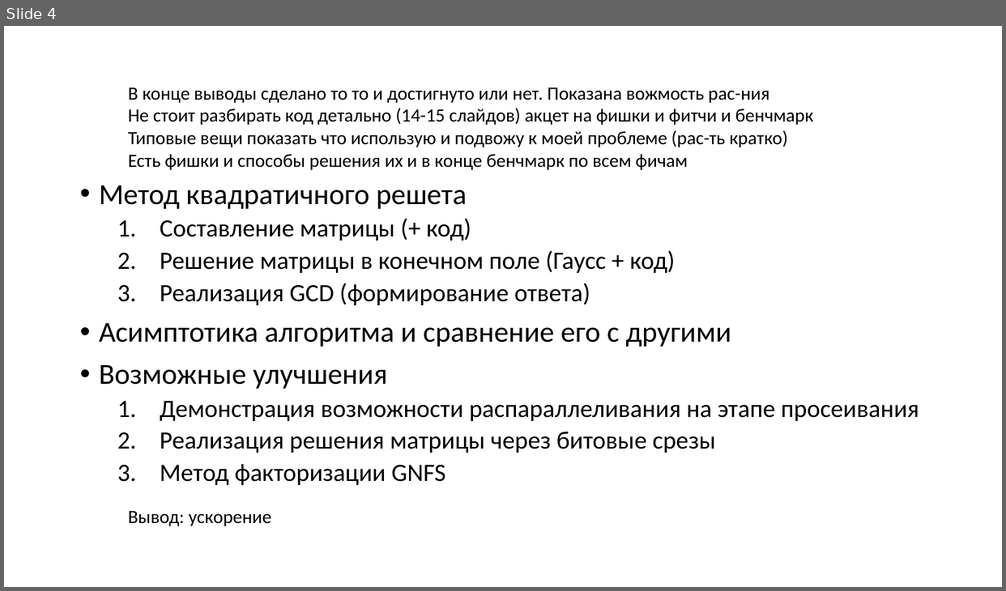
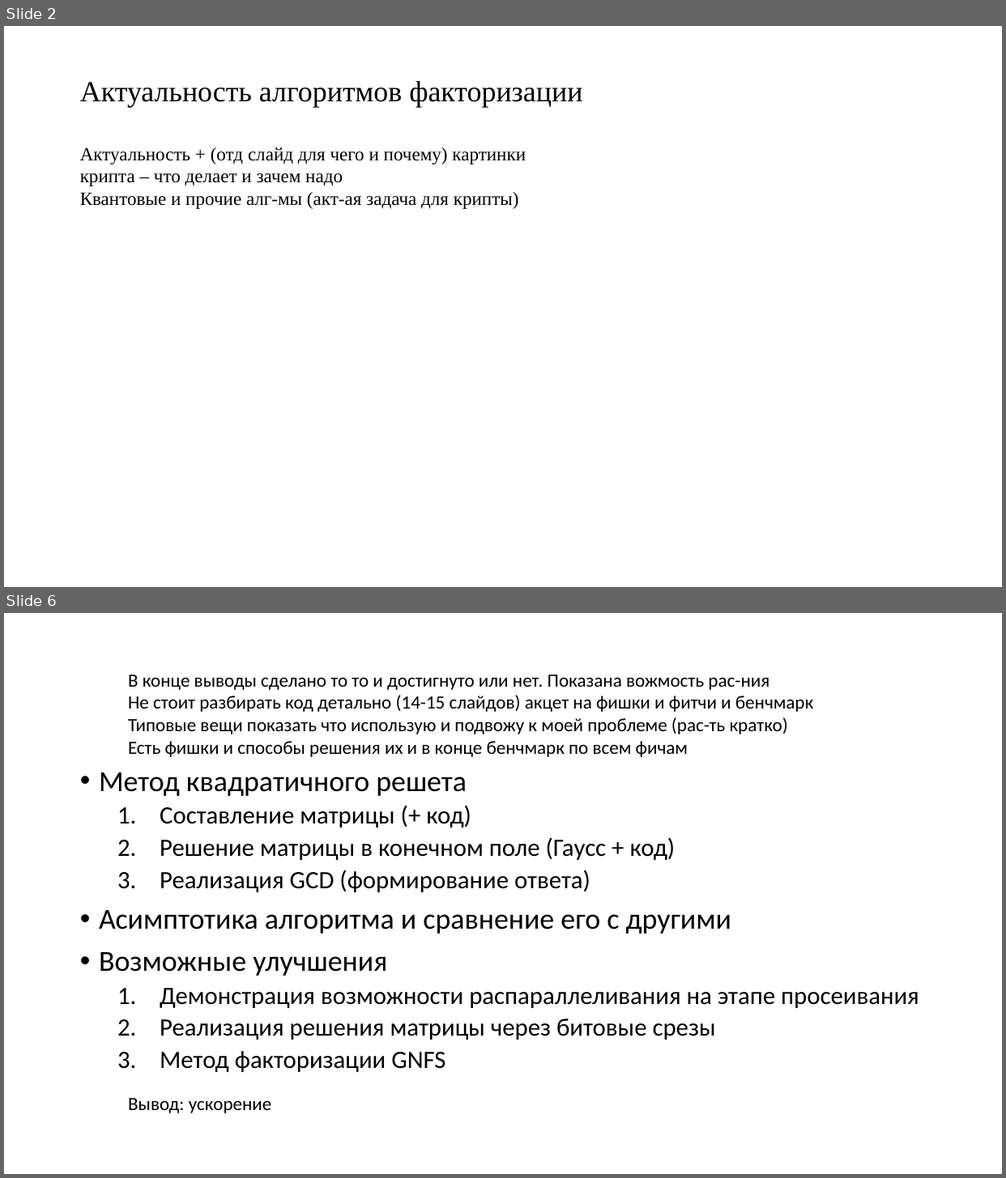
Before and after one commit to pagamov/VKR, a slide deck: Павел Гамов 10.3.22.pptx. Shown one above the other, each under a label of ours: slide 4 before the commit, slides 2 and 6 after it; the slides between them are not shown. The pictures are 1006x591 and 1006x1178 pixels, drawn with LibreOffice and Linux fonts; fonts in the diff are those of the drawing. Boxes give left, top, right and bottom in pixels: in the first picture for what was removed or moved away, otherwise in the second. Text is boxed around its words. In the diff, an @@ line names an element or a change of style, - is before the commit and + after.

```diff
--- a/Павел Гамов 10.3.22.pptx
+++ b/Павел Гамов 10.3.22.pptx
@@ slide 2 added at bbox=[4, 26, 1002, 587], background #FFFFFF @@
@@ title added at bbox=[80, 81, 582, 107], 28 pt, text #000000 @@
+Актуальность алгоритмов факторизации
@@ text added at bbox=[80, 148, 526, 209], 18 pt, text #000000 @@
+Актуальность + (отд слайд для чего и почему) картинки крипта – что делает и зачем надо
+Квантовые и прочие алг-мы (акт-ая задача для крипты)
@@ what was slide 4 is now slide 6 @@
```
Also in this commit, not shown: 3 slides changed, 1 other slide added, 1 other file.
